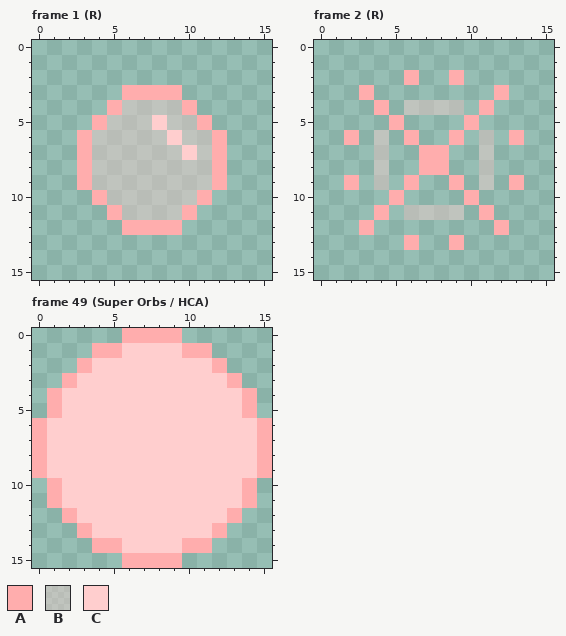
A pixel-art file gets an edit: Amity Chain (Art Files)/Digital Art/Sprites/Effects and UI/SolisProjectiles.aseprite. Above, as it was before the edit.
16x16 pixels, 96 frames. Shown: frame 1 (R), frame 2 (R), frame 49 (Super Orbs / HCA).
Palette (. is transparent): A #ffadad  B #ffcece66  C #ffcece
Pixels before, frame 1 (R), first column x 3:
 3 ...AAAA...
 4 ..ABBBBA..
 5 .ABBBCBBA.
 6 ABBBBBCBBA
 7 ABBBBBBCBA
 8 ABBBBBBBBA
 9 ABBBBBBBBA
10 .ABBBBBBA.
11 ..ABBBBA..
12 ...AAAA...
Pixels before, frame 2 (R), first column x 2:
 2 ....A..A....
 3 .A........A.
 4 ..A.BBBB.A..
 5 ...A....A...
 6 A.B.A..A.B.A
 7 ..B..AA..B..
 8 ..B..AA..B..
 9 A.B.A..A.B.A
10 ...A....A...
11 ..A.BBBB.A..
12 .A........A.
13 ....A..A....
Pixels before, frame 49 (Super Orbs / HCA), first column x 0:
 0 ......AAAA......
 1 ....AACCCCAA....
 2 ...ACCCCCCCCA...
 3 ..ACCCCCCCCCCA..
 4 .ACCCCCCCCCCCCA.
 5 .ACCCCCCCCCCCCA.
 6 ACCCCCCCCCCCCCCA
 7 ACCCCCCCCCCCCCCA
 8 ACCCCCCCCCCCCCCA
 9 ACCCCCCCCCCCCCCA
10 .ACCCCCCCCCCCCA.
11 .ACCCCCCCCCCCCA.
12 ..ACCCCCCCCCCA..
13 ...ACCCCCCCCA...
14 ....AACCCCAA....
15 ......AAAA......
New version:
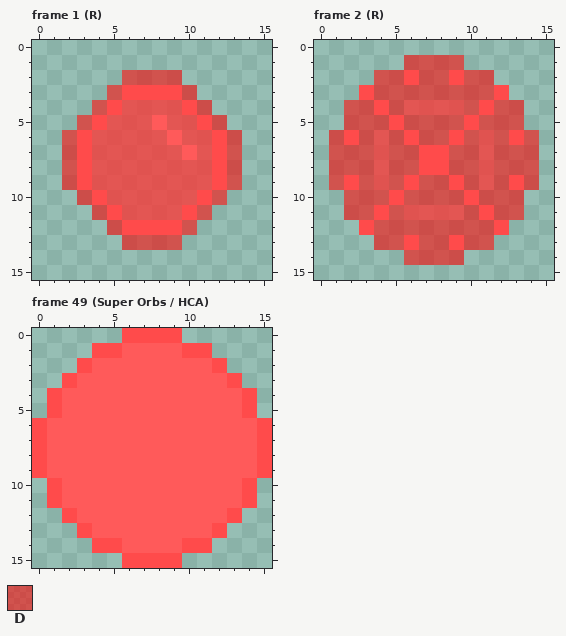
Colours new in this view: D #ff000090
The edit:
layer "Hitboxes" added
colour A: #ffadad -> #ff4b4b
colour B: #ffcece66 -> #ff3131bc
colour C: #ffcece -> #ff5a5a
Frame 1 (R), layer "Hitboxes":
y 2: x 6..9 .... -> DDDD
y 3: x 5 . -> D; x 10 . -> D
y 4: x 4 . -> D; x 11 . -> D
y 5: x 3 . -> D; x 12 . -> D
y 6..9: x 2 . -> D; x 13 . -> D
y 10: x 3 . -> D; x 12 . -> D
y 11: x 4 . -> D; x 11 . -> D
y 12: x 5 . -> D; x 10 . -> D
y 13: x 6..9 .... -> DDDD
Frame 2 (R), layer "Hitboxes":
y 1: x 6..9 .... -> DDDD
y 2: x 4..5 .. -> DD; x 7..8 .. -> DD; x 10..11 .. -> DD
y 3: x 4..11 ........ -> DDDDDDDD
y 4: x 2..3 .. -> DD; x 5 . -> D; x 10 . -> D; x 12..13 .. -> DD
y 5: x 2..4 ... -> DDD; x 6..9 .... -> DDDD; x 11..13 ... -> DDD
y 6: x 1 . -> D; x 3 . -> D; x 5 . -> D; x 7..8 .. -> DD; x 10 . -> D; x 12 . -> D; x 14 . -> D
y 7..8: x 1..3 ... -> DDD; x 5..6 .. -> DD; x 9..10 .. -> DD; x 12..14 ... -> DDD
y 9: x 1 . -> D; x 3 . -> D; x 5 . -> D; x 7..8 .. -> DD; x 10 . -> D; x 12 . -> D; x 14 . -> D
y 10: x 2..4 ... -> DDD; x 6..9 .... -> DDDD; x 11..13 ... -> DDD
y 11: x 2..3 .. -> DD; x 5 . -> D; x 10 . -> D; x 12..13 .. -> DD
y 12: x 4..11 ........ -> DDDDDDDD
y 13: x 4..5 .. -> DD; x 7..8 .. -> DD; x 10..11 .. -> DD
y 14: x 6..9 .... -> DDDD
Where, in picture pixels (left, top, right, bottom), the same in both pictures:
changed: (62, 70, 242, 250)
changed: (329, 55, 539, 265)
changed: (32, 328, 272, 568)
